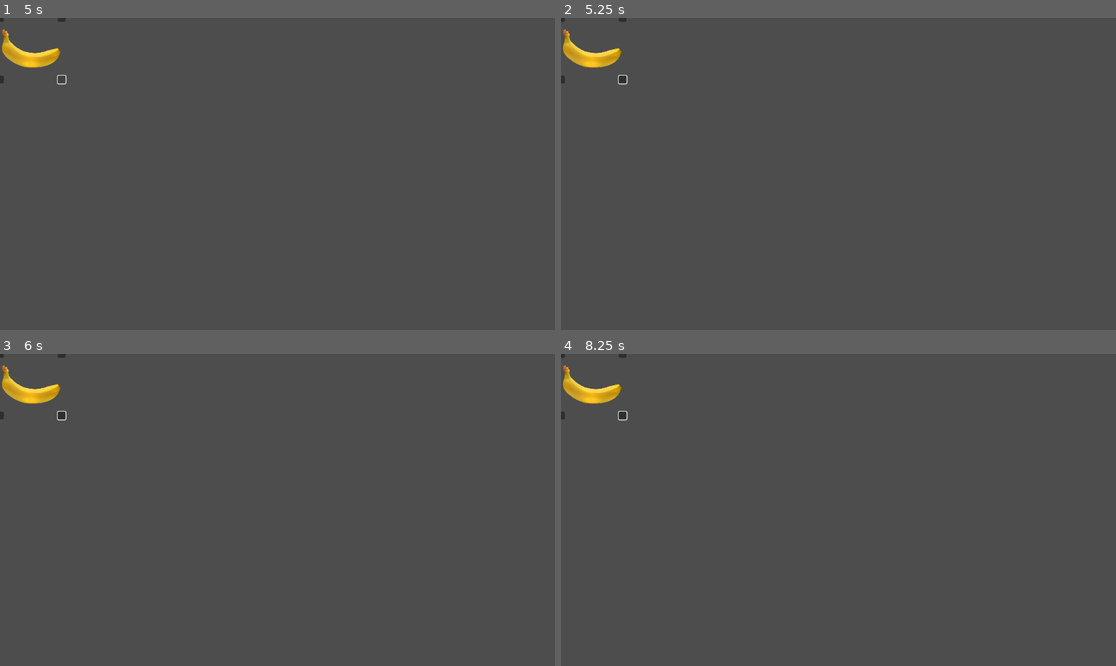
Above: before the commit, frames 1-4 (two rows, left to right).
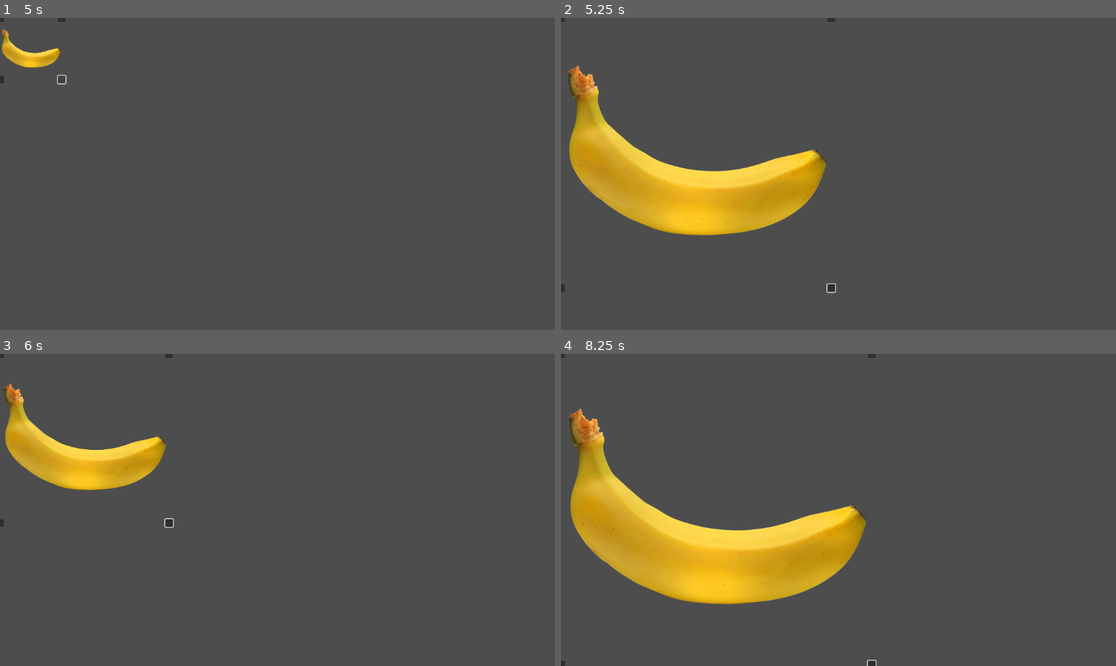
Above: after the commit, the same moments.

Repository: Just-a-Bee/banana_for_scale
Game: Godot game, scene res://isaiahs-banana/jumping nana.tscn
Two runs of this game, one before a commit and one after it. Both use one fixed random seed, a clock stepped at 60 frames per second and the inputs below. This scene is started directly instead of the project's main scene. The engine's default icon, where the game draws it, is replaced by a stand-in: a white triangle on a blue panel in a dark square.
Inputs (mouse positions are in pixels of both pictures, inside the frame that each line leads up to):
- Up to frame 1 (5 s): click (33, 49) at 0.5 s; click (61, 80) at 1.25 s; click (33, 49) at 2 s; click (61, 80) at 2.75 s; click (33, 49) at 3.5 s; click (61, 80) at 4.25 s
- Up to frame 2 (5.25 s): tap Enter at 5 s; move the mouse to (960, 158) at 5.02 s
- Up to frame 3 (6 s): tap Space at 5.75 s; move the mouse to (166, 525) at 5.77 s
- Up to frame 4 (8.25 s): tap Enter at 6.5, 8 s; move the mouse to (894, 441) at 6.52 s; tap Space at 7.25 s; move the mouse to (810, 572) at 7.27 s; move the mouse to (1005, 556) at 8.02 s

Frame 1 is identical in both runs. In frame 2, 11% of the frame differs, in the area x 0-50%, y 0-89%; in frame 3, 4.6%; in frame 4, 14%, in the area x 0-57%, y 0-100%.
Error before the commit: Parse Error: The function signature doesn't match the parent. Parent signature is "_on_handle_released() -> Variant". (res://isaiahs-banana/jumping_nana.gd:21)

Commit message:
fix jumping nana lol

Diff:
--- a/banana.gd
+++ b/banana.gd
@@ -59,9 +59,7 @@
 		adjust_scale()
 	# move banana if being dragged
 	elif dragging:
-		$Button.position += mouse_distance
-		for i in handles:
-			i.position += mouse_distance
+		move(mouse_distance)
 	prev_mouse_pos = get_local_mouse_position()
 
 # move scale handle to given position, limiting to minimum and maximum values
@@ -91,3 +89,8 @@
 	dragging = true
 func _on_button_button_up():
 	dragging = false
+
+func move(pos:Vector2)->void:
+	$Button.position += pos
+	for i in handles:
+		i.position += pos
--- a/banana.tscn
+++ b/banana.tscn
@@ -4,7 +4,7 @@
 [ext_resource type="Texture2D" uid="uid://b26lfv023s816" path="res://assets/bananas/banana.png" id="2_n2k3u"]
 [ext_resource type="Script" path="res://handle.gd" id="3_i2a3l"]
 
-[node name="Banana" type="Control"]
+[node name="Banana2" type="Control"]
 layout_mode = 3
 anchors_preset = 0
 script = ExtResource("1_niua6")
--- a/isaiahs-banana/jumping nana.tscn
+++ b/isaiahs-banana/jumping nana.tscn
@@ -145,7 +145,8 @@
 [node name="JumpTimer" type="Timer" parent="Button/JumpingNanaParent"]
 one_shot = true
 
-[node name="TopLeft" type="Button" parent="." node_paths=PackedStringArray("share_x", "share_y")]
+[node name="TopLeft" type="Button" parent="." node_paths=PackedStringArray("share_x", "share_y", "opposite")]
+layout_mode = 0
 offset_left = -8.0
 offset_top = -8.0
 offset_right = 8.0
@@ -153,8 +154,10 @@
 script = ExtResource("4_vo2gj")
 share_x = NodePath("../BottomLeft")
 share_y = NodePath("../TopRight")
+opposite = NodePath("../BottomRight")
 
-[node name="TopRight" type="Button" parent="." node_paths=PackedStringArray("share_x", "share_y")]
+[node name="TopRight" type="Button" parent="." node_paths=PackedStringArray("share_x", "share_y", "opposite")]
+layout_mode = 0
 offset_left = 120.0
 offset_top = -8.0
 offset_right = 136.0
@@ -162,8 +165,10 @@
 script = ExtResource("4_vo2gj")
 share_x = NodePath("../BottomRight")
 share_y = NodePath("../TopLeft")
+opposite = NodePath("../BottomLeft")
 
-[node name="BottomRight" type="Button" parent="." node_paths=PackedStringArray("share_x", "share_y")]
+[node name="BottomRight" type="Button" parent="." node_paths=PackedStringArray("share_x", "share_y", "opposite")]
+layout_mode = 0
 offset_left = 120.0
 offset_top = 120.0
 offset_right = 136.0
@@ -171,8 +176,10 @@
 script = ExtResource("4_vo2gj")
 share_x = NodePath("../TopRight")
 share_y = NodePath("../BottomLeft")
+opposite = NodePath("../TopLeft")
 
-[node name="BottomLeft" type="Button" parent="." node_paths=PackedStringArray("share_x", "share_y")]
+[node name="BottomLeft" type="Button" parent="." node_paths=PackedStringArray("share_x", "share_y", "opposite")]
+layout_mode = 0
 offset_left = -8.0
 offset_top = 120.0
 offset_right = 8.0
@@ -180,6 +187,7 @@
 script = ExtResource("4_vo2gj")
 share_x = NodePath("../TopLeft")
 share_y = NodePath("../BottomRight")
+opposite = NodePath("../TopRight")
 
 [connection signal="button_down" from="Button" to="." method="_on_button_button_down"]
 [connection signal="button_up" from="Button" to="." method="_on_button_button_up"]
--- a/isaiahs-banana/jumping_nana.gd
+++ b/isaiahs-banana/jumping_nana.gd
@@ -8,7 +8,6 @@
 	super._ready()
 	pass # Replace with function body.
 
-
 # Called every frame. 'delta' is the elapsed time since the previous frame.
 func _process(delta: float) -> void:
 	pass
@@ -17,9 +16,8 @@
 	super.adjust_scale()
 	$Button/JumpingNanaParent.scale = $Button.size*size_ratio
 
-
-func _on_handle_released(button):
-	super._on_handle_released(button)
+func _on_handle_released():
+	super._on_handle_released()
 	run_rand_timer()
 
 func _on_button_button_up():
@@ -32,10 +30,16 @@
 
 func jump():
 	$Button/JumpingNanaParent/AnimationPlayer.play("banana")
-	#button.position
-	var tween = get_tree().create_tween()
-	tween.tween_property($Button, "position", $Button.position-Vector2(40,0),.6)
-	await tween.finished
+
+	var jump_distance = Vector2(1,0) * $Button.size * .4
+	var tweeners = []
+	var tween_nodes = [$Button, $TopLeft, $TopRight, $BottomRight, $BottomLeft]
+
+	for i in tween_nodes.size():
+		tweeners.append(get_tree().create_tween())
+		tweeners[i].tween_property(tween_nodes[i], "position", tween_nodes[i].position-jump_distance,.6).set_trans(Tween.TRANS_CUBIC)
+
+	await tweeners[0].finished
 	run_rand_timer()
 
 func _on_jump_timer_timeout() -> void:
